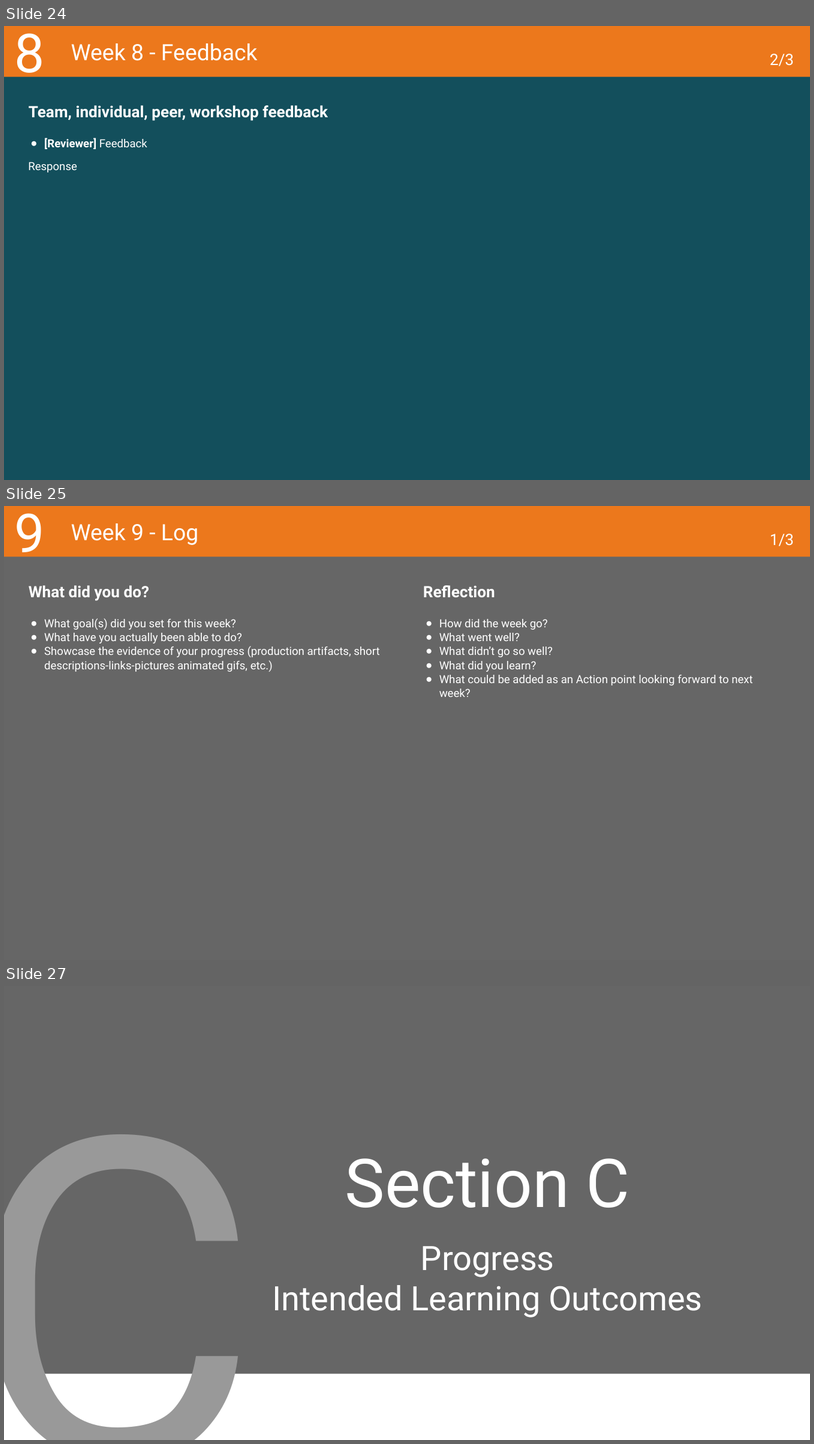
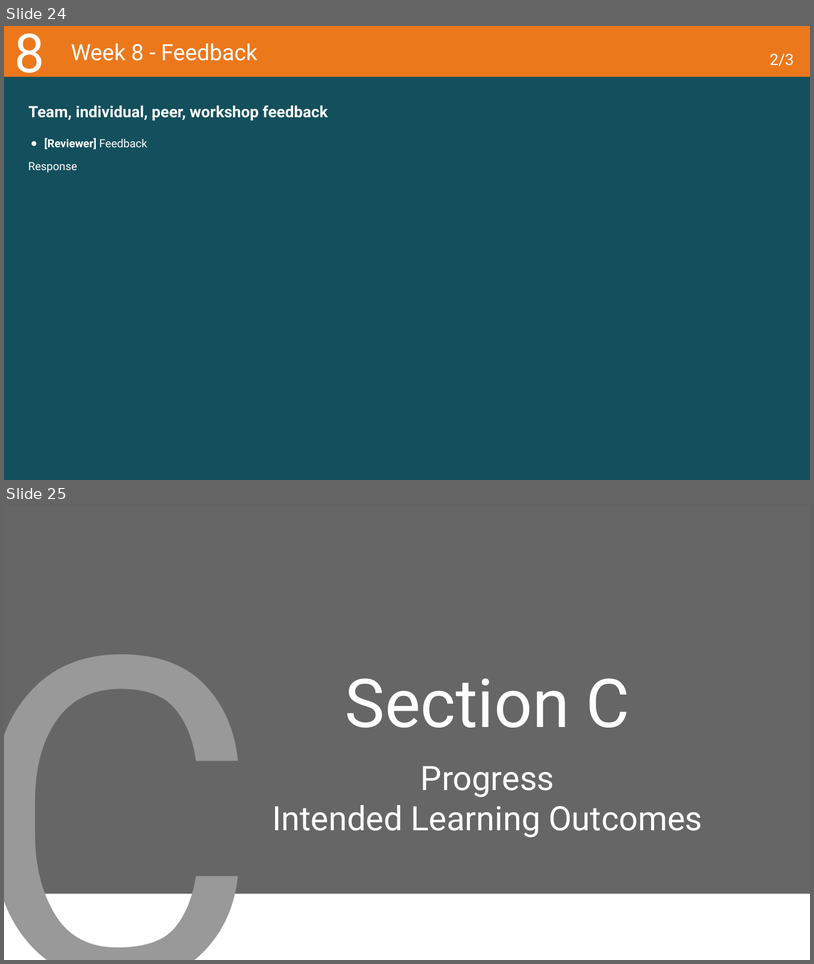
Before and after one commit to PsDragon/ADSAI_FOR_SECOND_YEARS, a slide deck: docs/Year1/BlockD/MS Assignment Template/Learning Log - Y1D_2022-23_ADSAI.pptx. Shown one above the other, each under a label of ours: slides 24, 25 and 27 before the commit, slides 24 and 25 after it; the slides between them are not shown. The pictures are 814x1444 and 814x964 pixels, drawn with LibreOffice and Linux fonts; fonts in the diff are those of the drawing; background and template pictures are left out. Boxes give left, top, right and bottom in pixels: in the first picture for what was removed or moved away, otherwise in the second. Text is boxed around its words. In the diff, an @@ line names an element or a change of style, - is before the commit and + after.

```diff
--- a/docs/Year1/BlockD/MS Assignment Template/Learning Log - Y1D_2022-23_ADSAI.pptx
+++ b/docs/Year1/BlockD/MS Assignment Template/Learning Log - Y1D_2022-23_ADSAI.pptx
@@ slide 25 removed at box(4, 506, 810, 960), background #666666; not listed: 1 template element that a slide beside it also shows @@
@@ title removed at box(14, 513, 44, 565) @@
-9
@@ title removed at box(71, 523, 198, 545) @@
-Week 9 - Log
@@ title removed at box(770, 534, 794, 546) @@
-1/3
@@ rectangle removed at box(4, 557, 810, 565) @@
@@ subtitle removed at box(29, 585, 150, 601) @@
-What did you do?
@@ subtitle removed at box(423, 585, 495, 597) @@
-Reflection
@@ text removed at box(44, 618, 380, 672) @@
-● What goal(s) did you set for this week?
-● What have you actually been able to do?
-● Showcase the evidence of your progress (production artifacts, short descriptions-links-pictures animated gifs, etc.)
@@ text removed at box(440, 619, 753, 697) @@
-● How did the week go?
-● What went well?
-● What didn’t go so well?
-● What did you learn?
-● What could be added as an Action point looking forward to next week?
@@ what was slide 27 is now slide 25 @@
```
Also in this commit, not shown: 1 other slide removed, 4 other files.
